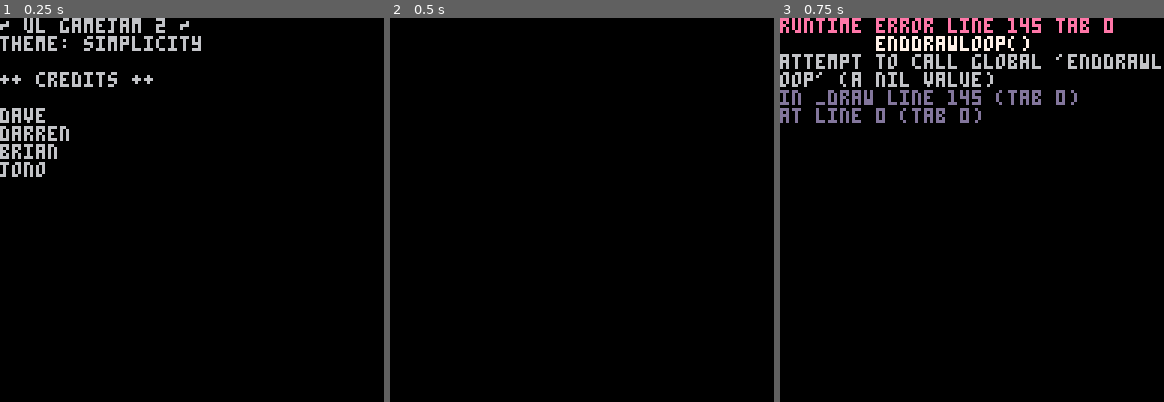
Above: before the commit, frames 1-3 (left to right).
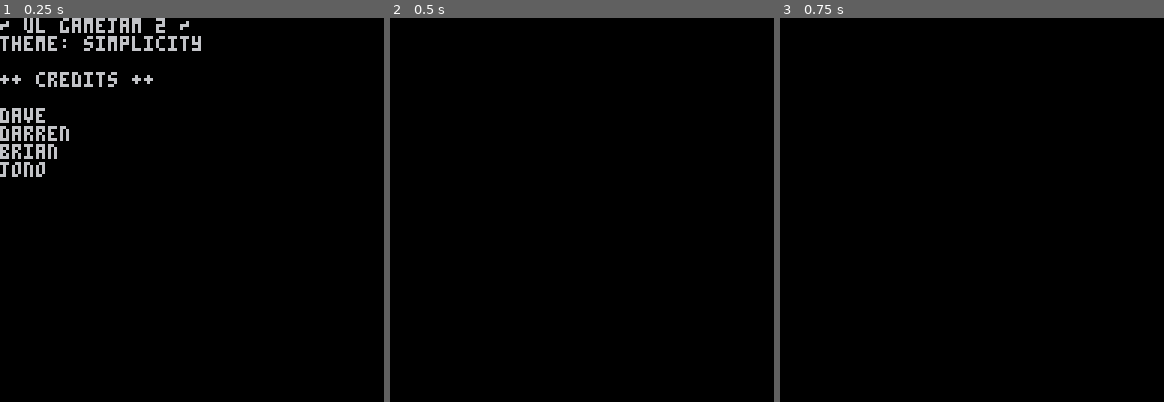
Above: after the commit, the same moments.

Repository: dave-ryley/ULGameJam2
Game: PICO-8 cartridge src/lua/lua.p8
Same seed, same stepped clock (60 frames per second), same inputs: the game is played once before the commit and once after it.
Inputs:
- Up to frame 1 (0.25 s): no input
- Up to frame 2 (0.5 s): tap X (X key) at 0.33 s
- Up to frame 3 (0.75 s): tap O (Z key) at 0.7 s

Frames 1-2 are identical in both runs. In frame 3, 6.4% of the frame differs, in the area x 0-100%, y 0-28%.
Error before the commit: runtime error line 145 tab 0; enddrawloop(); attempt to call global 'enddrawloop' (a nil value)

Commit message:
Modified lua.p8 - added in missing functions endloop() and enddrawloop()

Diff:
--- a/src/lua/lua.p8
+++ b/src/lua/lua.p8
@@ -122,6 +122,13 @@
     spr(1,player1x,player1y)
     spr(2,player2x,player2y)
 end
+
+function endloop()
+end
+
+function enddrawloop()
+end
+
 --------------------------------------------------------------
 -- main update loops
 --------------------------------------------------------------
